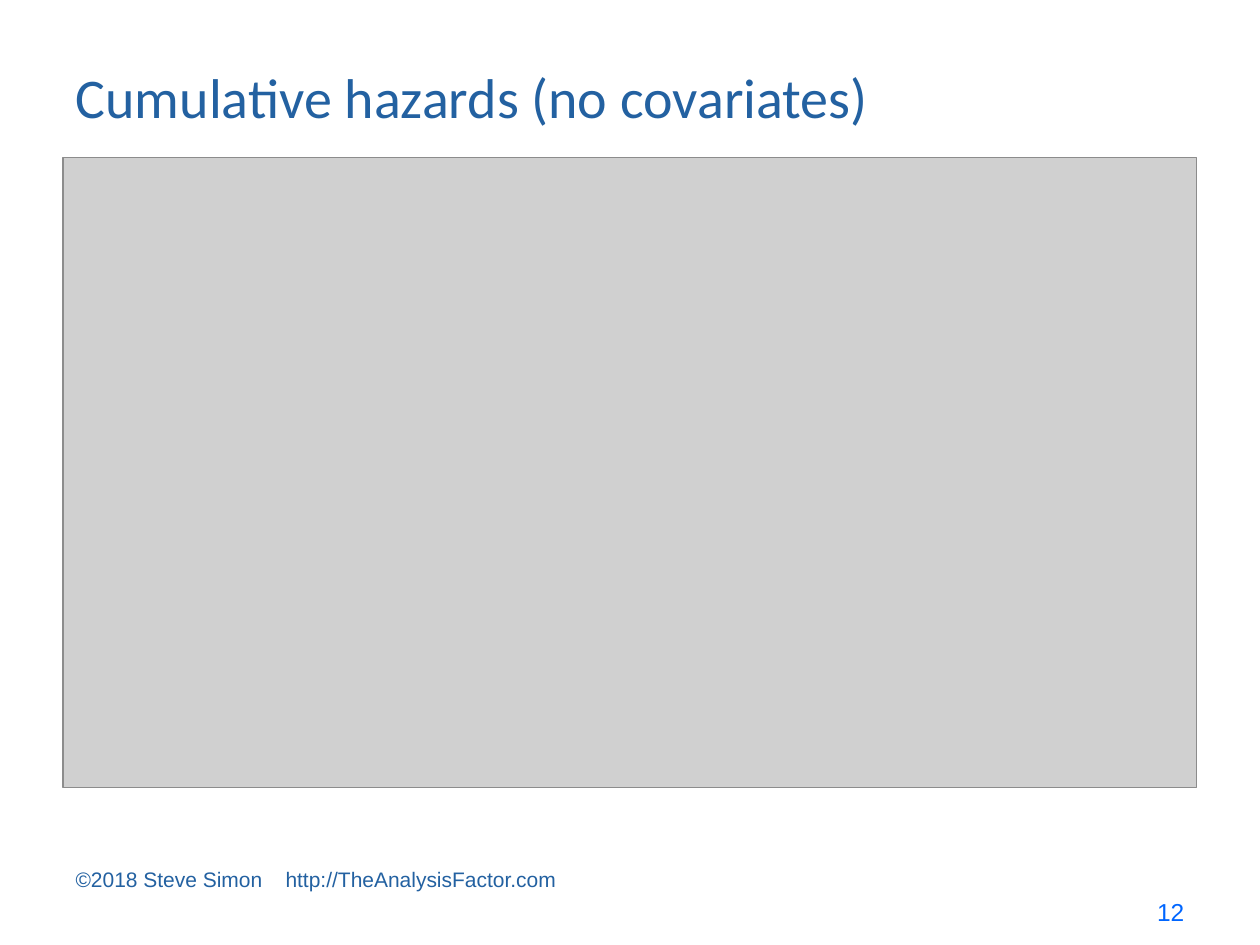
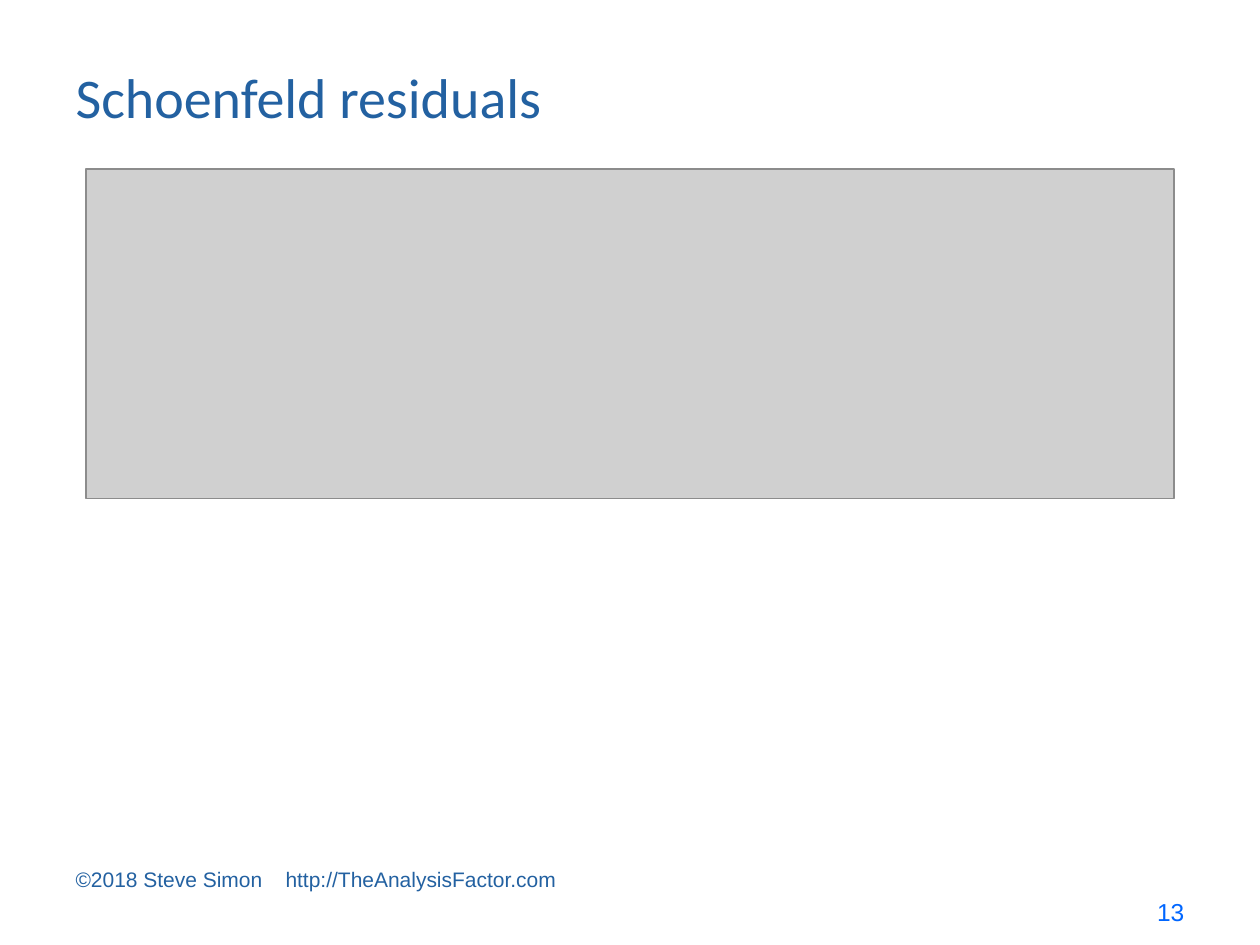
Before and after one commit to pmean/survival-models, a slide deck: slide 13 of bin/survival lecture 6.pptx (slide 12 before the commit). Drawn at 1260x945 pixels with LibreOffice and Linux fonts; fonts in the diff are those of the drawing; grey boxes stand for pictures. Boxes give left, top, right and bottom in pixels: in the first picture for what was removed or moved away, otherwise in the second. Text is boxed around its words. In the diff, an @@ line names an element or a change of style, - is before the commit and + after.

```diff
--- a/bin/survival lecture 6.pptx
+++ b/bin/survival lecture 6.pptx
@@ title at <box>76,79,541,119</box>: text changed @@
-Cumulative hazards (no covariates)
+Schoenfeld residuals
@@ picture: place and size @@
-picture at <box>63,158,1197,788</box>
+picture at <box>86,169,1174,498</box>
@@ page number at <box>1157,904,1184,922</box>: text changed @@
-12
+13
```
Also in this commit, not shown: 15 other slides changed, 13 slides removed, 2 other files.
